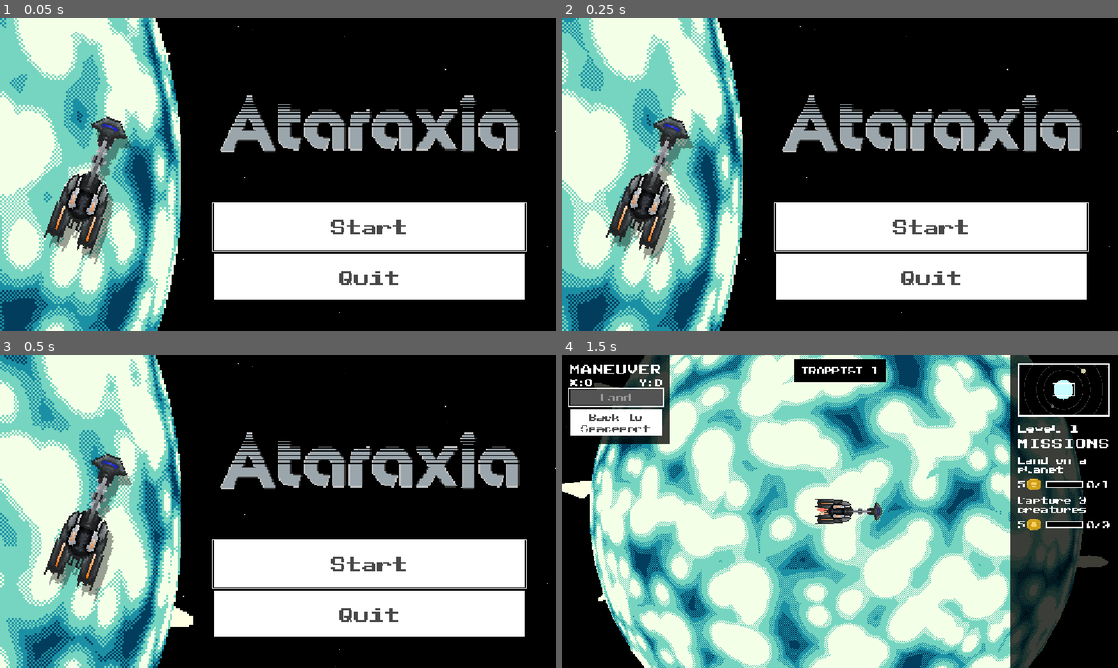
Above: before the commit, frames 1-4 (two rows, left to right).
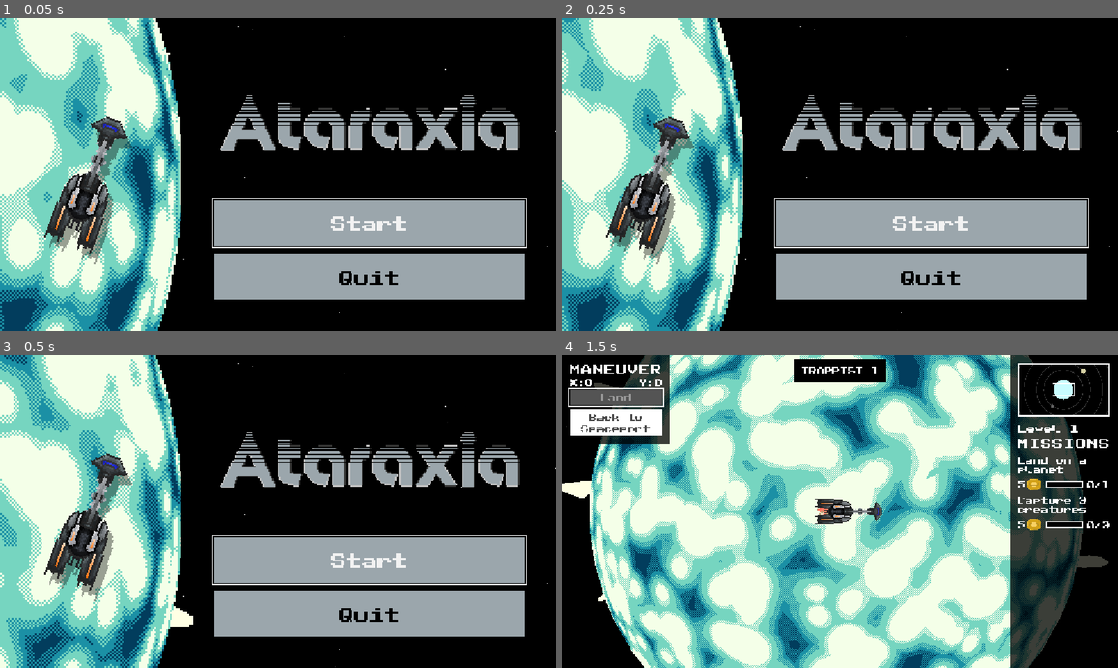
Above: after the commit, the same moments.

Repository: late-parrot/tsa-video-game-design-2026
Game: Godot game, scene res://scenes/title_screen.tscn
Two runs of this game, one before a commit and one after it. Both use one fixed random seed, a clock stepped at 60 frames per second and the inputs below.
Inputs (mouse positions are in pixels of both pictures, inside the frame that each line leads up to):
- Up to frame 1 (0.05 s): no input
- Up to frame 2 (0.25 s): no input
- Up to frame 3 (0.5 s): no input
- Up to frame 4 (1.5 s): click "Start" at 0.5 s; tap Enter (ui_accept) at 1.25 s; move the mouse to (962, 495) at 1.27 s; hold D (right) from 1.28 s (still down); click (962, 495) at 1.35 s

The runs differ from the first frame. In frame 1, 19% of the frame differs, in the area x 38-95%, y 24-90%; in frame 2, 19%; in frame 3, 19%; in frame 4, nothing differs.

Commit message:
Fix title screen UI

Diff:
--- a/scenes/title_screen.tscn
+++ b/scenes/title_screen.tscn
@@ -1,12 +1,37 @@
-[gd_scene load_steps=15 format=3 uid="uid://bngbdvxnltawy"]
+[gd_scene load_steps=18 format=3 uid="uid://bngbdvxnltawy"]
 
+[ext_resource type="FontFile" uid="uid://ds0ykayo4mldk" path="res://assets/PublicPixel.ttf" id="1_3yumr"]
 [ext_resource type="Texture2D" uid="uid://b40y1nkjvjg2x" path="res://assets/title.png" id="1_fgkus"]
-[ext_resource type="Theme" uid="uid://di0u5lyy4etar" path="res://resources/theme.tres" id="1_sa3yf"]
 [ext_resource type="Script" uid="uid://bh0641kvrwixh" path="res://scripts/title_screen.gd" id="2_dc4i4"]
 [ext_resource type="AudioStream" uid="uid://igv2t7iyr20r" path="res://assets/audio/theme3-v2.wav" id="3_mgrm8"]
 [ext_resource type="Texture2D" uid="uid://c0qwlcrpshoom" path="res://assets/spaceship.png" id="4_dc4i4"]
 [ext_resource type="Script" uid="uid://dirf1x85aa1hf" path="res://scripts/start_with_focus.gd" id="4_e54dn"]
 [ext_resource type="PackedScene" uid="uid://dsunlve1lve3" path="res://scenes/input_controller.tscn" id="7_3yumr"]
+
+[sub_resource type="StyleBoxFlat" id="StyleBoxFlat_cs5ya"]
+bg_color = Color(0.76862746, 0.76862746, 0.76862746, 1)
+draw_center = false
+border_width_left = 2
+border_width_top = 2
+border_width_right = 2
+border_width_bottom = 2
+border_color = Color(1, 1, 1, 1)
+expand_margin_left = 4.0
+expand_margin_top = 4.0
+expand_margin_right = 4.0
+expand_margin_bottom = 4.0
+
+[sub_resource type="StyleBoxFlat" id="StyleBoxFlat_mykxm"]
+bg_color = Color(0.60784316, 0.6509804, 0.6745098, 1)
+
+[sub_resource type="Theme" id="Theme_tklts"]
+default_font = ExtResource("1_3yumr")
+Button/colors/font_color = Color(0, 0, 0, 1)
+Button/colors/font_hover_color = Color(1, 0.4392157, 0.023529412, 1)
+Button/colors/font_hover_pressed_color = Color(1, 0.4392157, 0.023529412, 1)
+Button/colors/font_pressed_color = Color(1, 0.4392157, 0.023529412, 1)
+Button/styles/focus = SubResource("StyleBoxFlat_cs5ya")
+Button/styles/normal = SubResource("StyleBoxFlat_mykxm")
 
 [sub_resource type="Gradient" id="Gradient_o5qli"]
 colors = PackedColorArray(1, 1, 1, 1, 1, 1, 1, 1)
@@ -46,7 +71,7 @@
 anchor_bottom = 1.0
 grow_horizontal = 2
 grow_vertical = 2
-theme = ExtResource("1_sa3yf")
+theme = SubResource("Theme_tklts")
 script = ExtResource("2_dc4i4")
 
 [node name="Background" type="CanvasLayer" parent="."]
@@ -90,6 +115,7 @@
 [node name="VBoxContainer" type="VBoxContainer" parent="MarginContainer/VBoxContainer"]
 layout_mode = 2
 size_flags_vertical = 8
+theme_override_constants/separation = 16
 
 [node name="Start" type="Button" parent="MarginContainer/VBoxContainer/VBoxContainer"]
 custom_minimum_size = Vector2(0, 96)
Not shown, changed: .gitignore
